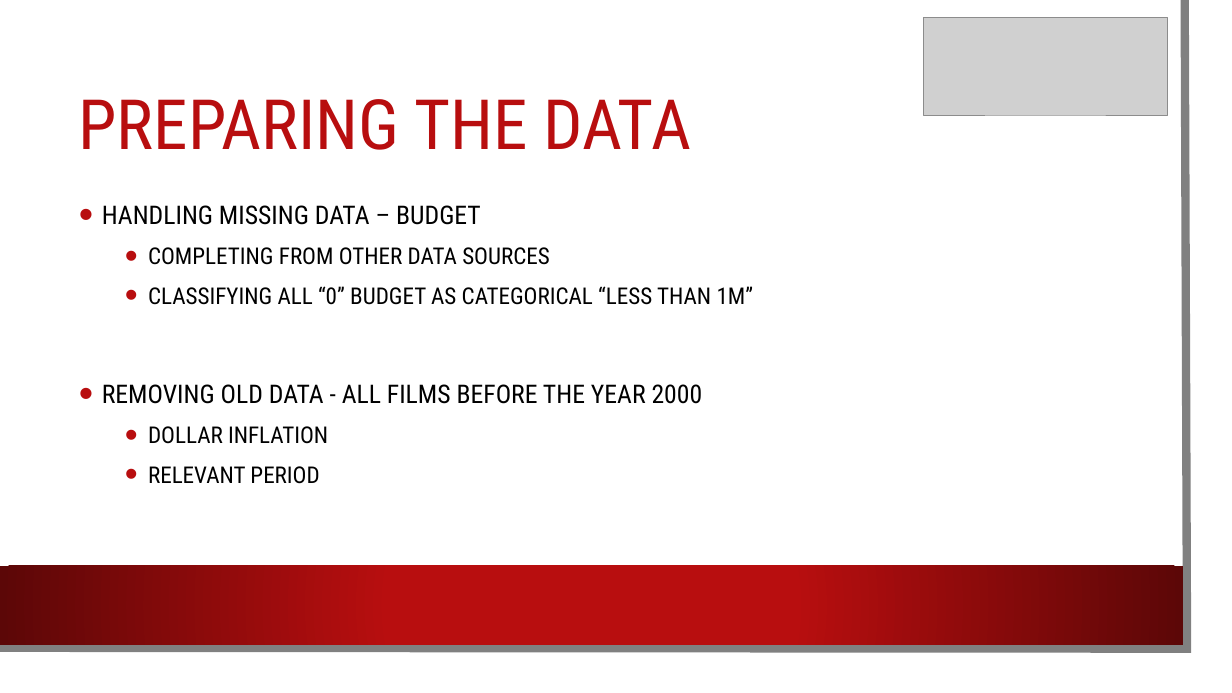
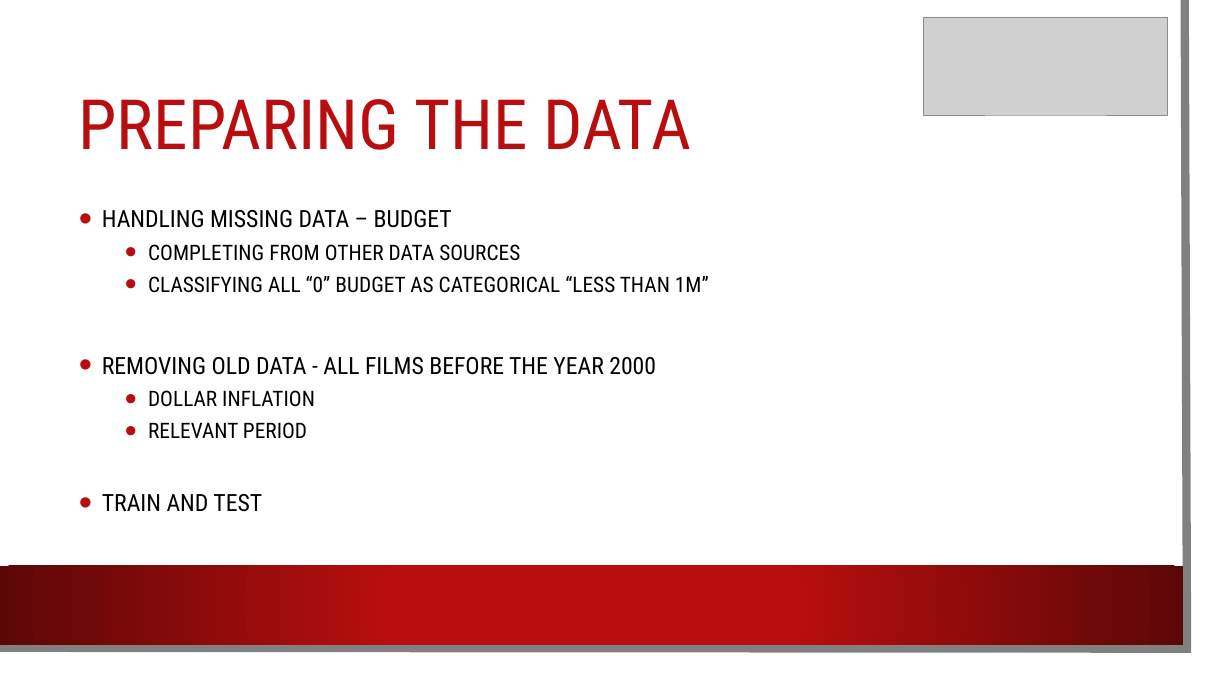
Before and after one commit to AnyaKatz/TraficPreventer, a slide deck: slide 6 of MOVIFIER.pptx. Drawn at 1232x693 pixels with LibreOffice and Linux fonts; fonts in the diff are those of the drawing; grey boxes stand for pictures; background and template pictures are left out. Boxes give left, top, right and bottom in pixels: in the first picture for what was removed or moved away, otherwise in the second. Text is boxed around its words. In the diff, an @@ line names an element or a change of style, - is before the commit and + after.

Commit message:
updated

```diff
--- a/MOVIFIER.pptx
+++ b/MOVIFIER.pptx
@@ text at bbox=[102, 210, 709, 439]: size 20 to 18.5 pt in "HANDLING MISSING DATA – BUDGET", "REMOVING OLD DATA - ALL FILMS BEFORE ..."; size 18 to 16.6 pt in "COMPLETING FROM OTHER DATA SOURCES", "CLASSIFYING ALL “0” BUDGET AS CATEGORICAL “LESS ...", "DOLLAR INFLATION", "RELEVANT PERIOD"; line spacing 1.2 to 1 @@
@@ text at bbox=[102, 494, 262, 512]: paragraph added @@
+• TRAIN AND TEST
```
Also in this commit, not shown: 1 other slide changed, 1 slide added, 1 slide removed.
